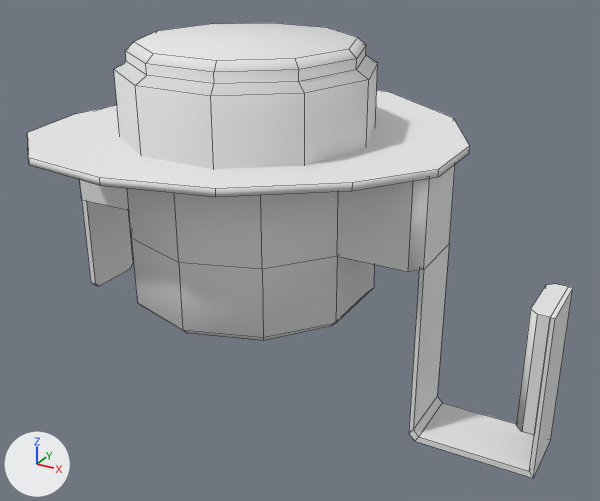
What one commit did to the Blender file vl.vlabs.com.ua/models/hvac/fanCoilElectricHeaterKFCEH0901N10/limitSwitchHH19ZA950/limitSwitchHH19ZA950.blend.
The view is the same before and after, from a camera (50 mm lens) standing at (0.0391, -0.0617, 0.0356) and looking at (0.005, 0.0004, 0.0046). The lights are fixed; the arrows at lower left show +X, +Y and +Z. Mesh edges are drawn as thin lines.

The scene before the commit, as lines of its bpy script (objects in view):
```python
me_limitswitchhh19za950geometry = bpy.data.meshes.new('limitSwitchHH19ZA950Geometry')
me_limitswitchhh19za950geometry.from_pydata(...)  # 170 vertices, 130 faces; spans x -0.0183..0.0291, y -0.0168..0.0203, z -0.0098..0.0235
me_limitswitchhh19za950geometry.materials.append(mat_limitswitchhh19za950material)  # its picture is missing
ob_limitswitchhh19za950 = bpy.data.objects.new('limitSwitchHH19ZA950', me_limitswitchhh19za950geometry)
ob_limitswitchhh19za950.location = (0.0, 0.0, 0.0)
```
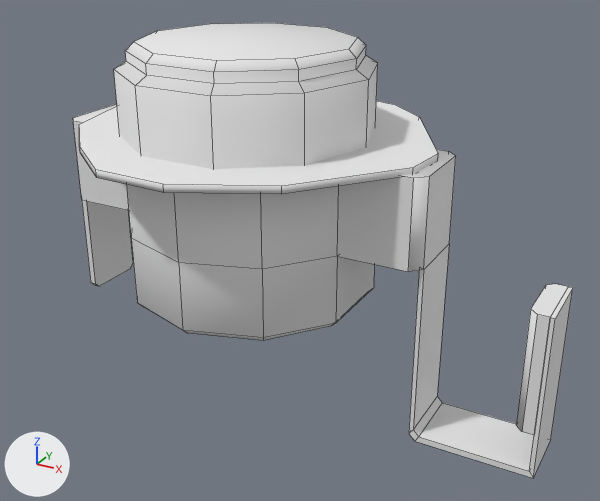
The newer file is also turned or shifted as a whole; pictures and numbers use the older file's frame.

Patch to the scene script:
```diff
--- a/vl.vlabs.com.ua/models/hvac/fanCoilElectricHeaterKFCEH0901N10/limitSwitchHH19ZA950/limitSwitchHH19ZA950.blend.py
+++ b/vl.vlabs.com.ua/models/hvac/fanCoilElectricHeaterKFCEH0901N10/limitSwitchHH19ZA950/limitSwitchHH19ZA950.blend.py
@@ me_limitswitchhh19za950geometry @@
 # used by ob_limitswitchhh19za950; location = (0.0, 0.0, 0.0)
-me_limitswitchhh19za950geometry.from_pydata(...)  # 170 vertices, 130 faces; spans x -0.0183..0.0291, y -0.0168..0.0203, z -0.0098..0.0235
+me_limitswitchhh19za950geometry.from_pydata(...)  # 170 vertices, 130 faces; spans x -0.0183..0.0291, y -0.0157..0.0178, z -0.0098..0.0235
+# me_limitswitchhh19za950geometry part 1: 26 of 170 vertices moved; they spanned x -0.0177..0.0189, y -0.0168..0.0203, z 0.0149..0.0155 and now span x -0.0167..0.0174, y -0.0157..0.0178, z 0.0149..0.0155; mean shift (-0.0009, 0.0006, 0.0); largest move (-0.0168, -0.0103, 0.0149) -> (-0.0099, 0.0171, 0.0149)
 me_limitswitchhh19za950geometry.materials.append(mat_limitswitchhh19za950material)
```

Boxes (x1, y1, x2, y2) around the edits, measured in the pictures (600 x 501 px; the box of a moved part takes in the faces that stretch with it):
'limitSwitchHH19ZA950', reshaped (8% narrower): before (27, 23, 573, 478); after (73, 23, 573, 478)
part 1 of me_limitswitchhh19za950geometry, moved or reshaped: before (27, 90, 470, 197); after (79, 101, 438, 194)
